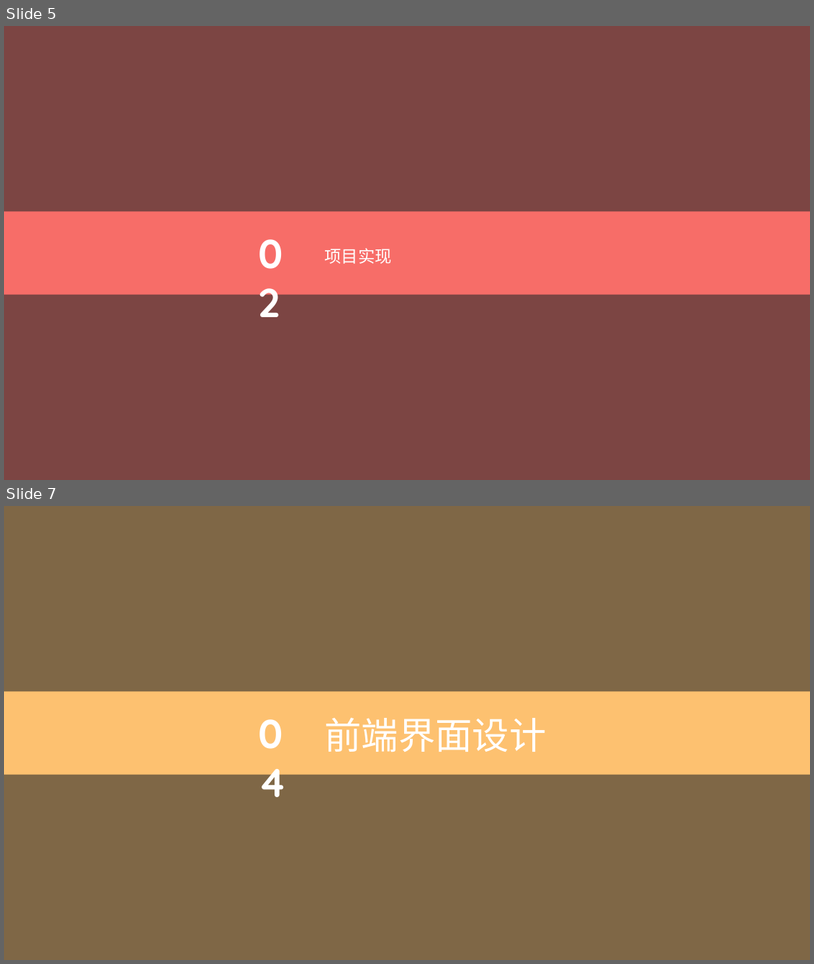
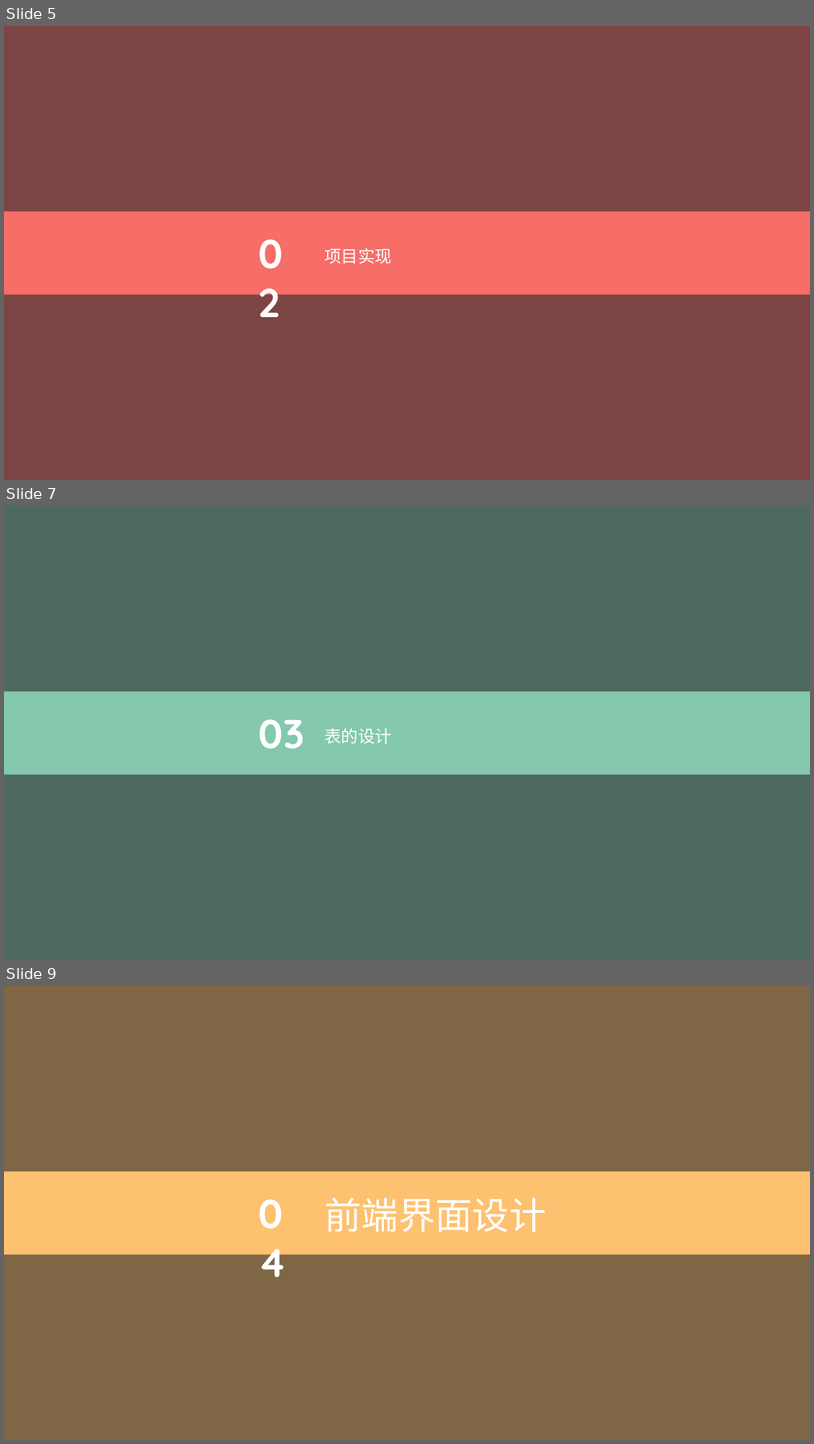
Before and after one commit to Azerrroth/dbgaokao-2019, a slide deck: 数据库展示.pptx. Shown one above the other, each under a label of ours: slides 5 and 7 before the commit, slides 5, 7 and 9 after it; the slides between them are not shown. The pictures are 814x964 and 814x1444 pixels, drawn with LibreOffice and Linux fonts; fonts in the diff are those of the drawing; background and template pictures are left out; a plain dark background stands for a picture behind light text. Boxes give left, top, right and bottom in pixels: in the first picture for what was removed or moved away, otherwise in the second. Text is boxed around its words. In the diff, an @@ line names an element or a change of style, - is before the commit and + after.

```diff
--- a/数据库展示.pptx
+++ b/数据库展示.pptx
@@ slide 7 added at (4,506,810,960), background picture (left out) @@
@@ rectangle added at (4,506,810,960), fill #84C8AE at 40% opacity @@
@@ rectangle added at (4,691,810,775), fill #84C8AE @@
@@ text added at (259,719,305,749), 48 pt, text #FFFFFF, bold @@
+03
@@ text added at (324,728,391,744), 20 pt, text #FFFFFF @@
+表的设计
@@ what was slide 7 is now slide 9 @@
```
Also in this commit, not shown: 4 slides changed, 1 other slide added, 1 slide removed.
